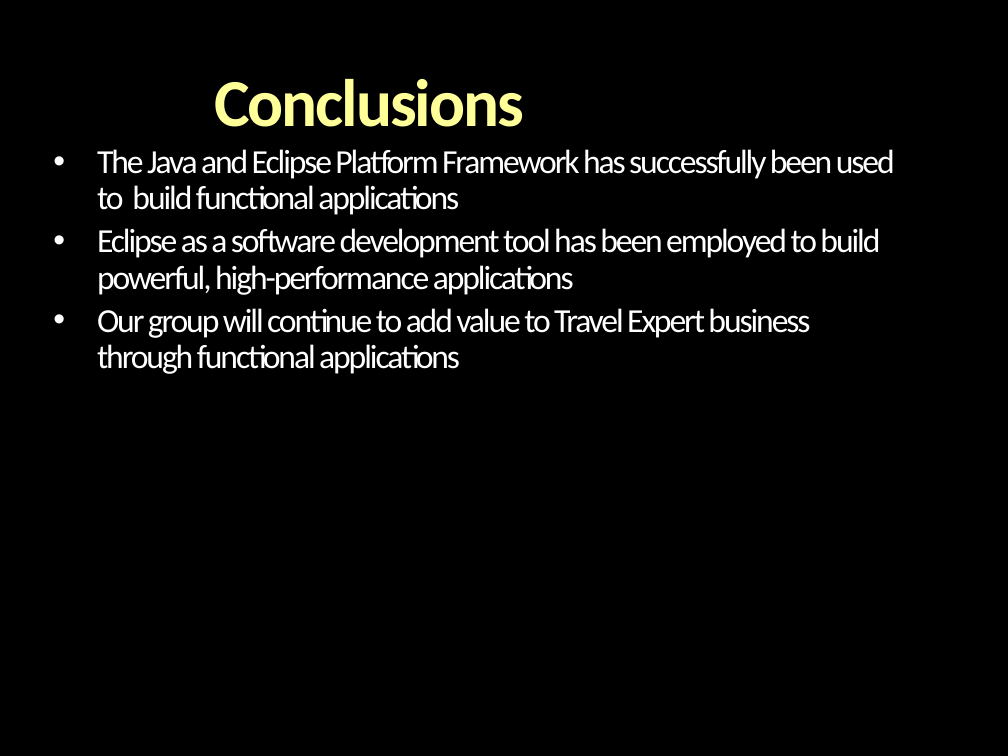
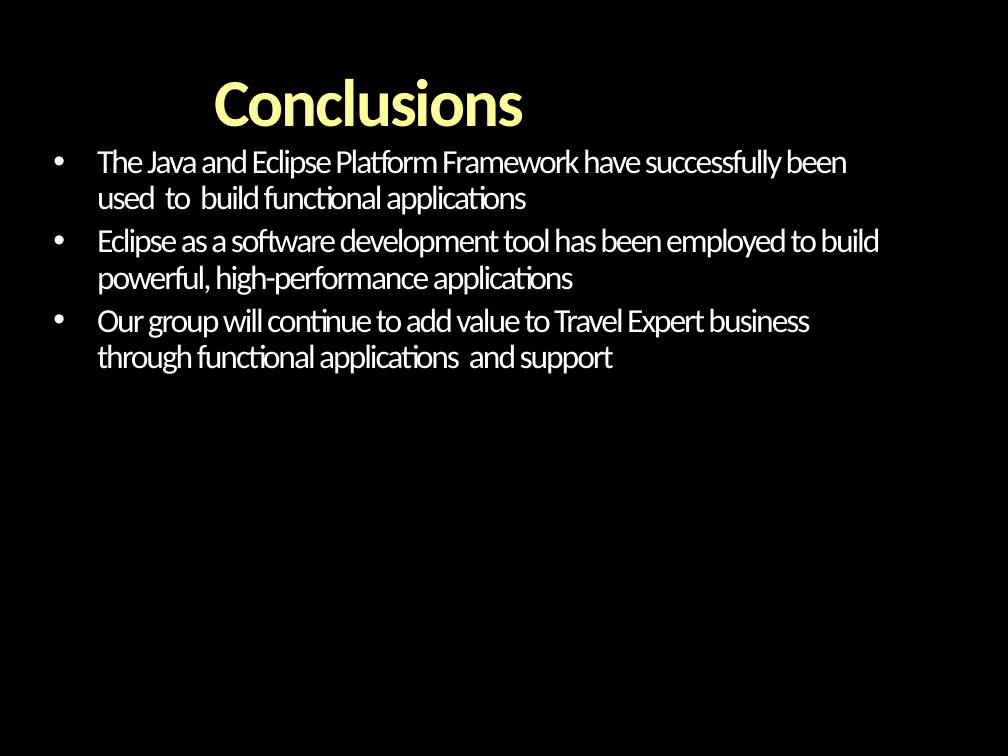
Before and after one commit to alonch/java-travels-experts, a slide deck: slide 17 of src/travelexperts/Developers.pptx (slide 16 before the commit). Drawn at 1008x756 pixels with LibreOffice and Linux fonts; fonts in the diff are those of the drawing; background and template pictures are left out. Boxes give left, top, right and bottom in pixels: in the first picture for what was removed or moved away, otherwise in the second. Text is boxed around its words. In the diff, an @@ line names an element or a change of style, - is before the commit and + after.

Commit message:
New Powerpoint

```diff
--- a/src/travelexperts/Developers.pptx
+++ b/src/travelexperts/Developers.pptx
@@ text at (x1=97, y1=149, x2=848, y2=215): text changed @@
-• The Java and Eclipse Platform Framework has successfully been used to build functional applications
+• The Java and Eclipse Platform Framework have successfully been used to build functional applications
@@ text at (x1=97, y1=308, x2=810, y2=374): text changed @@
-• Our group will continue to add value to Travel Expert business through functional applications
+• Our group will continue to add value to Travel Expert business through functional applications and support
```
Also in this commit, not shown: 4 other slides changed, 1 slide added.
